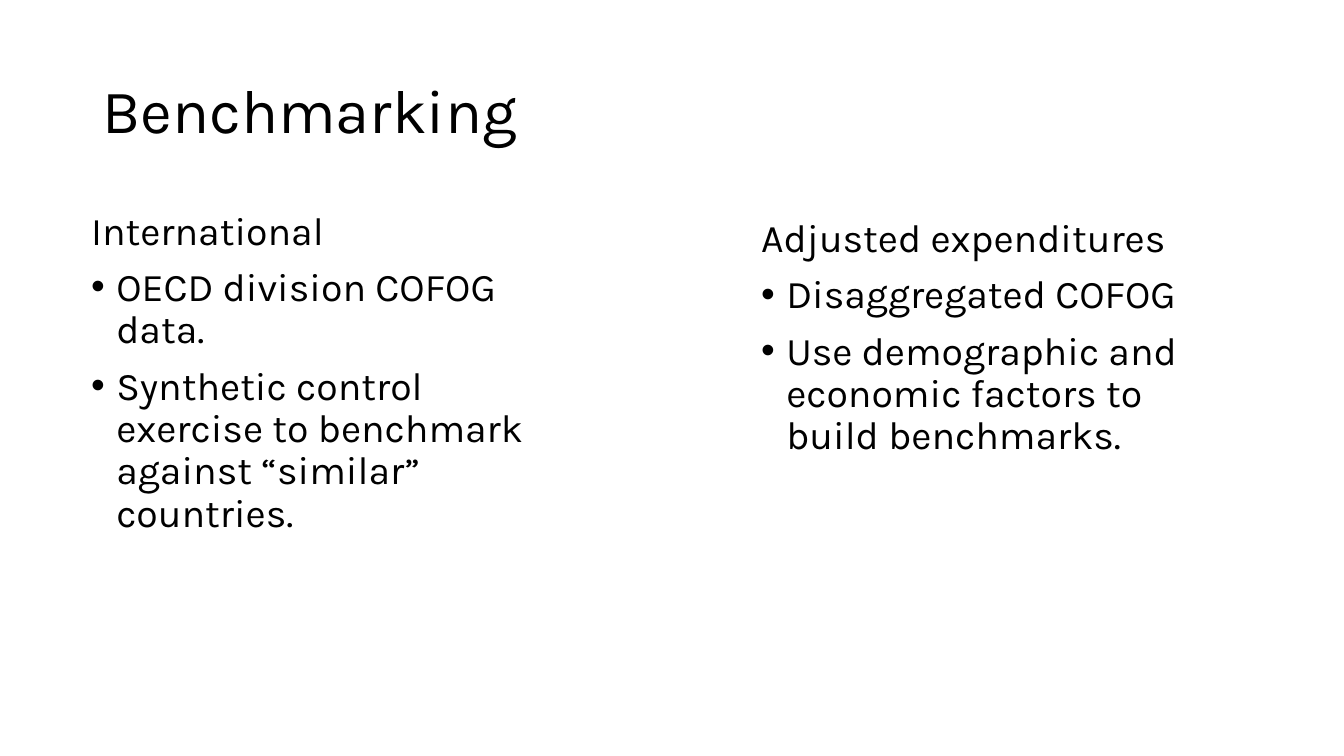
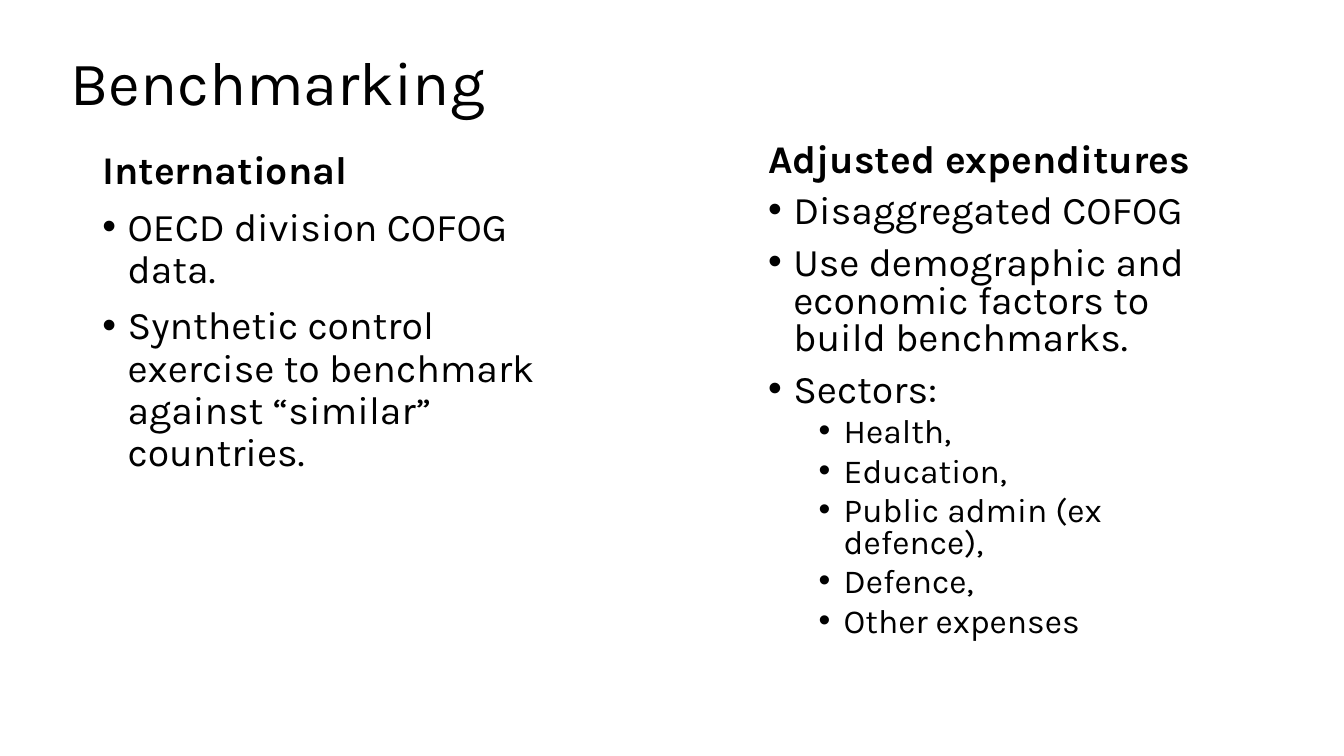
Before and after one commit to Zjub/TVHENZ, a slide deck: slide 14 of e61 Projects/Fiscal sustainability/OECD comparison/Initial external plans.pptx (slide 12 before the commit). Drawn at 1344x756 pixels with LibreOffice and Linux fonts; fonts in the diff are those of the drawing. Boxes give left, top, right and bottom in pixels: in the first picture for what was removed or moved away, otherwise in the second. Text is boxed around its words. In the diff, an @@ line names an element or a change of style, - is before the commit and + after.

```diff
--- a/e61 Projects/Fiscal sustainability/OECD comparison/Initial external plans.pptx
+++ b/e61 Projects/Fiscal sustainability/OECD comparison/Initial external plans.pptx
@@ title "Benchmarking": place and size @@
-title "Benchmarking" at (102, 90, 517, 148)
+title "Benchmarking" at (70, 62, 485, 120)
@@ text "International": place and size @@
-text "International" at (91, 218, 523, 528)
+text "International" at (102, 156, 534, 467)
@@ text "Adjusted expenditures": place and size @@
-text "Adjusted expenditures" at (761, 225, 1176, 450)
+text "Adjusted expenditures" at (768, 145, 1190, 634)
@@ text at (768, 145, 1190, 352): bold on in "Adjusted expenditures"; line spacing 0.9 to 0.8 @@
@@ text at (102, 156, 347, 185): bold on in "International" @@
@@ text at (793, 378, 1101, 634): paragraphs added @@
+• Sectors:
+  • Health,
+  • Education,
+  • Public admin (ex defence),
+  • Defence,
+  • Other expenses
```
Also in this commit, not shown: 8 other slides changed, 6 slides added, 3 slides removed.
